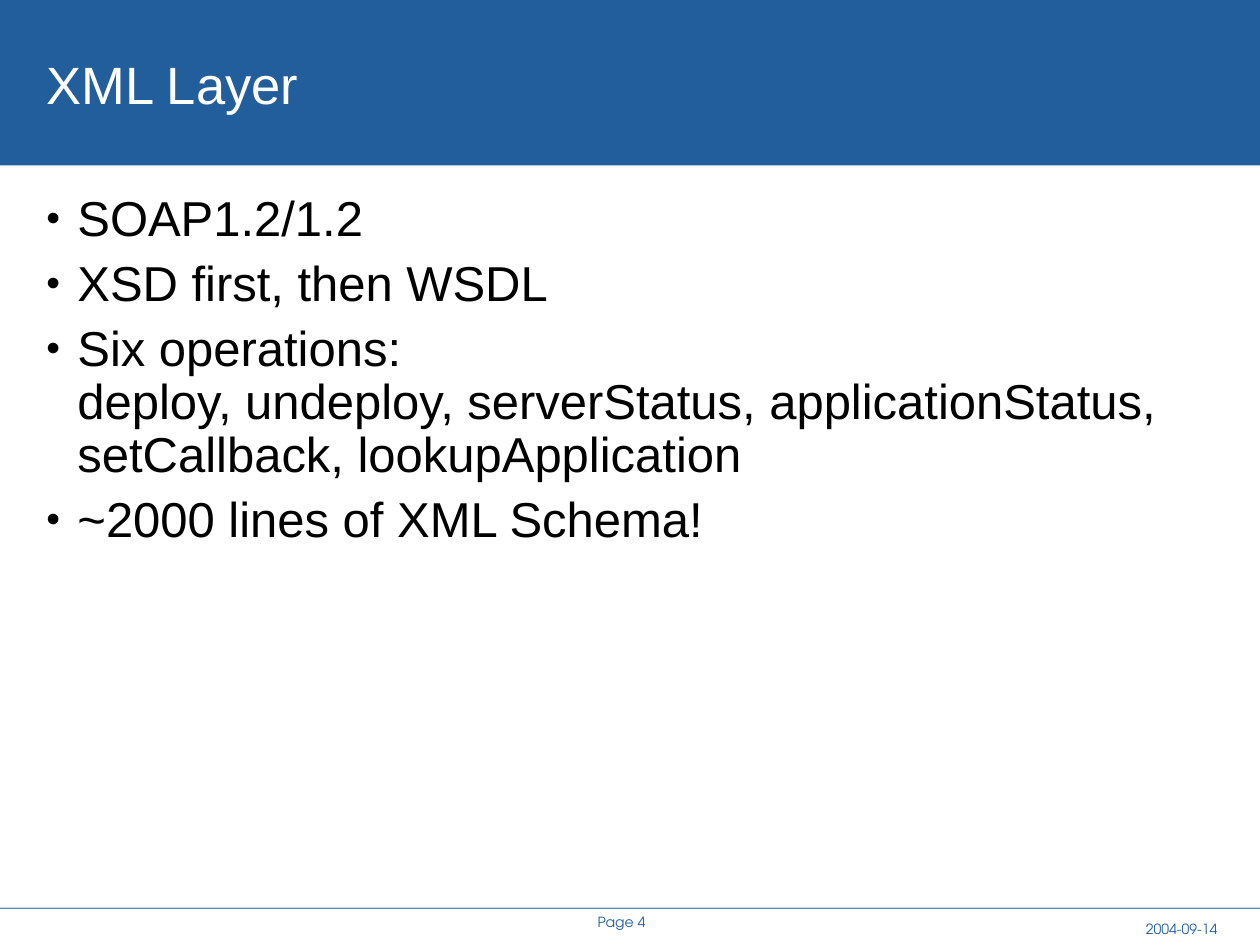
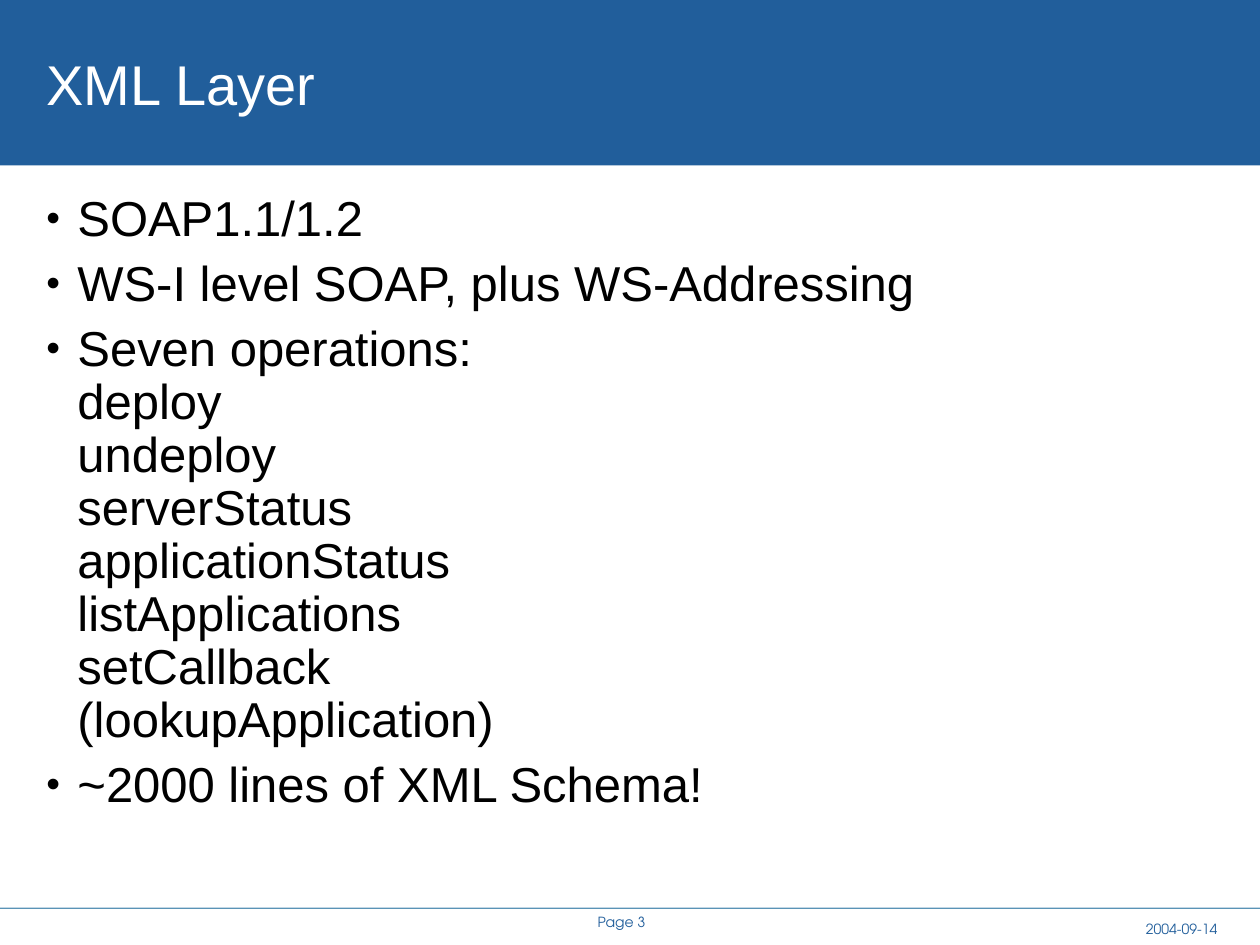
Before and after one commit to rhusar/smartfrog, a slide deck: slide 3 of core/components/cddlm/doc/A Service API for deployment.ppt (slide 4 before the commit). Drawn at 1260x945 pixels with LibreOffice and Linux fonts; fonts in the diff are those of the drawing; background and template pictures are left out. Boxes give left, top, right and bottom in pixels: in the first picture for what was removed or moved away, otherwise in the second. Text is boxed around its words. In the diff, an @@ line names an element or a change of style, - is before the commit and + after.

Commit message:
Pre demo edition; callbacks are now *working*

```diff
--- a/core/components/cddlm/doc/A Service API for deployment.ppt
+++ b/core/components/cddlm/doc/A Service API for deployment.ppt
@@ title "XML Layer" at (x1=47, y1=66, x2=315, y2=116): size 30 to 32 pt @@
@@ text at (x1=77, y1=200, x2=914, y2=747): text changed @@
-• SOAP1.2/1.2
-• XSD first, then WSDL
-• Six operations:
-  deploy, undeploy, serverStatus, applicationStatus, setCallback, lookupApplication
+• SOAP1.1/1.2
+• WS-I level SOAP, plus WS-Addressing
+• Seven operations:
+  deploy
+  undeploy
+  serverStatus
+  applicationStatus
+  listApplications
+  setCallback
+  (lookupApplication)
@@ page number at (x1=598, y1=916, x2=646, y2=930): text changed @@
-Page 4
+Page 3
```
Also in this commit, not shown: 9 other slides changed, 8 slides added, 19 other files.
